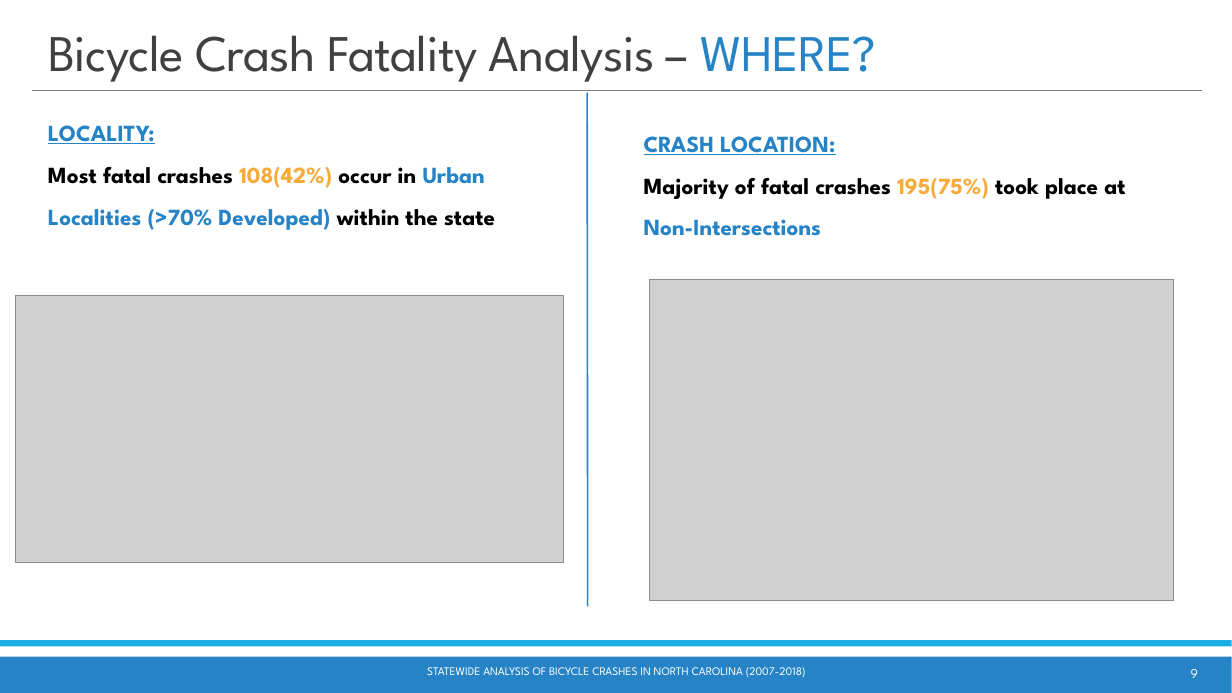
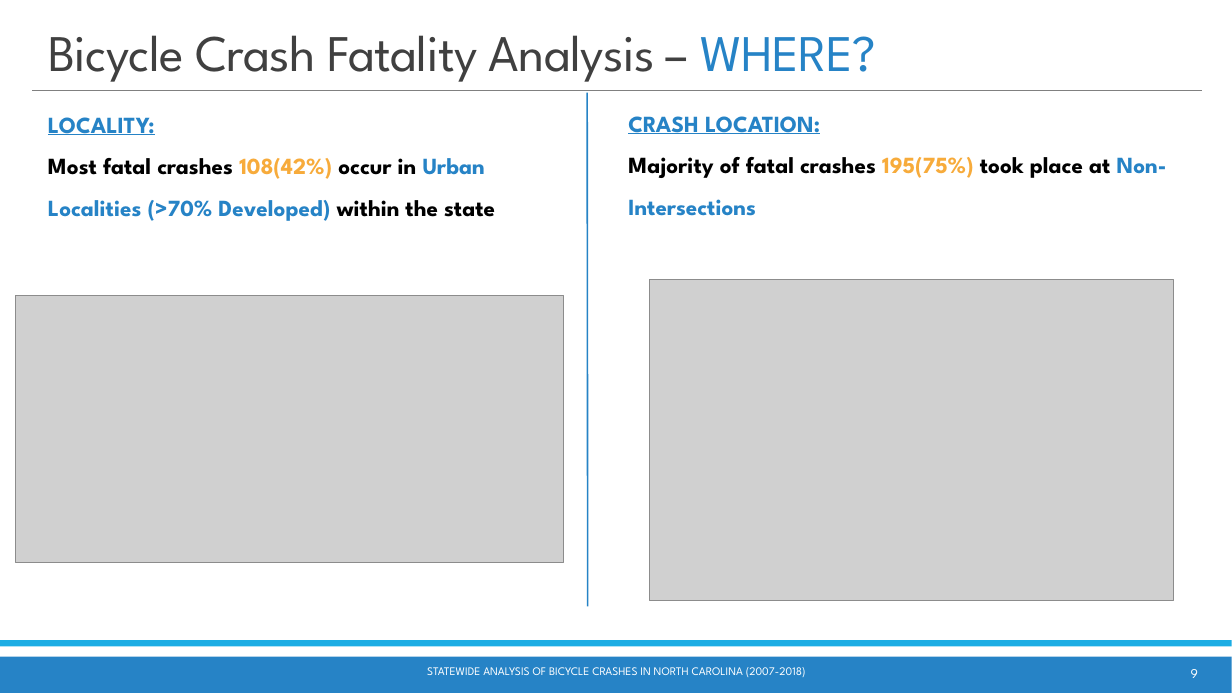
Before and after one commit to waghrayrashi/project-1, a slide deck: slide 9 of Project 1 - Group 2 - Statewide Bicycle Crash Analysis.pptx. Drawn at 1232x693 pixels with LibreOffice and Linux fonts; fonts in the diff are those of the drawing; grey boxes stand for pictures. Boxes give left, top, right and bottom in pixels: in the first picture for what was removed or moved away, otherwise in the second. Text is boxed around its words. In the diff, an @@ line names an element or a change of style, - is before the commit and + after.

```diff
--- a/Project 1 - Group 2 - Statewide Bicycle Crash Analysis.pptx
+++ b/Project 1 - Group 2 - Statewide Bicycle Crash Analysis.pptx
@@ text "LOCALITY:" moved from (x1=48, y1=125, x2=495, y2=230) to (x1=48, y1=117, x2=495, y2=221) @@
@@ text "CRASH LOCATION:" rewrapped from (x1=644, y1=136, x2=1125, y2=236) to (x1=628, y1=116, x2=1167, y2=216) @@
```
Also in this commit, not shown: 12 other slides changed.
